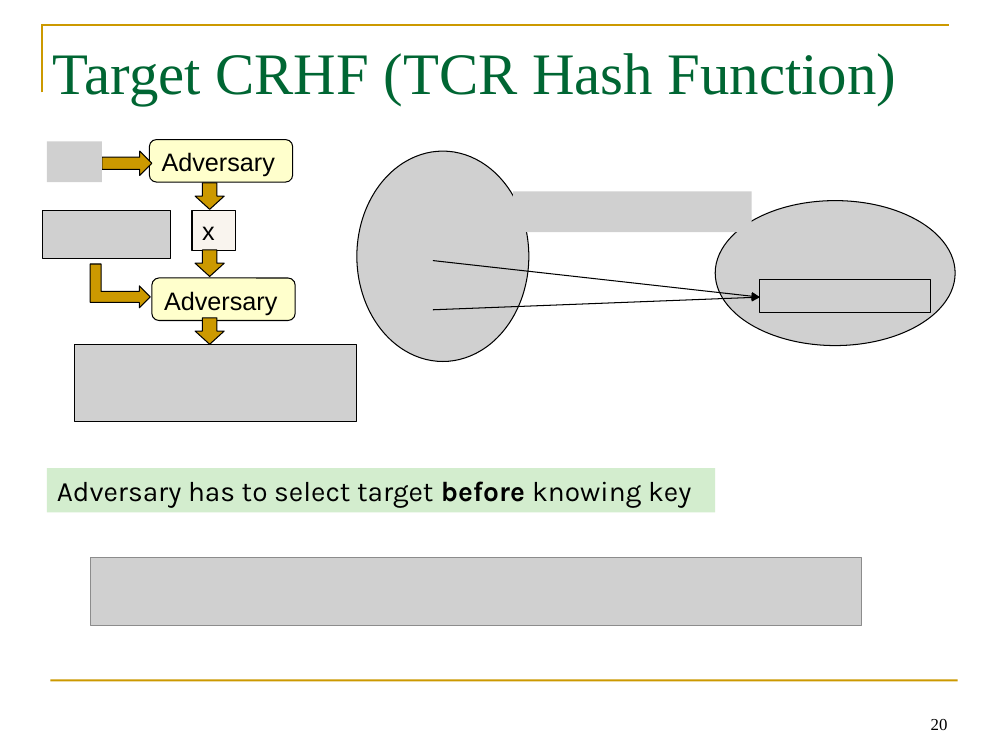
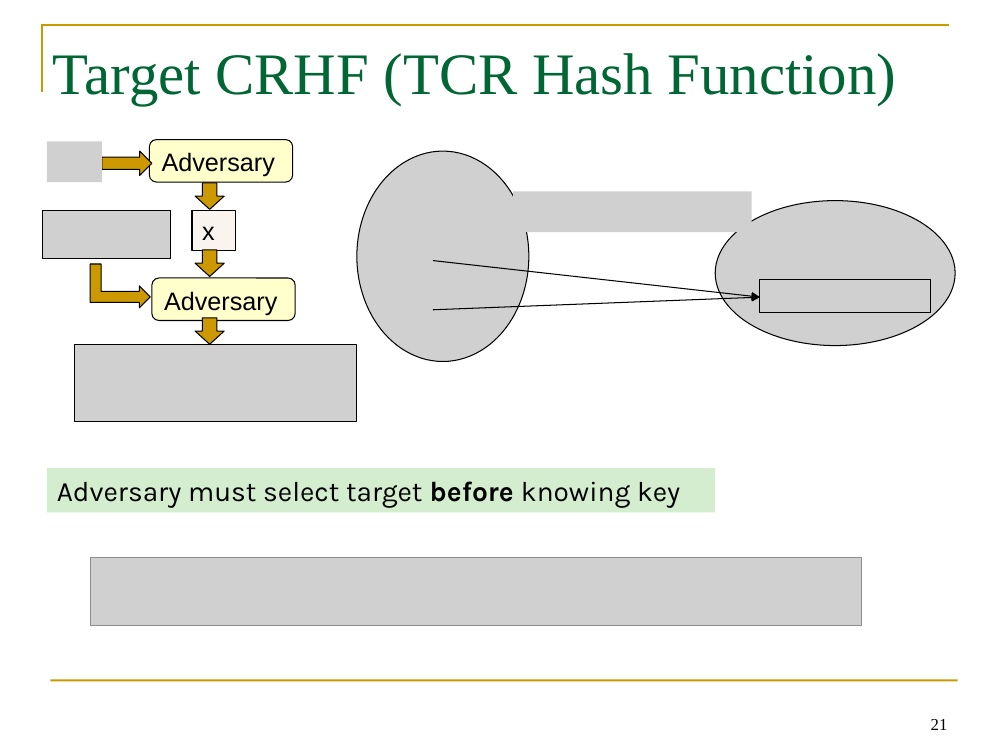
Before and after one commit to GhadaAlmashaqbeh/GhadaAlmashaqbeh.github.io, a slide deck: slide 21 of courses/cse3400-f2026/lecture6.pptx (slide 20 before the commit). Drawn at 1008x756 pixels with LibreOffice and Linux fonts; fonts in the diff are those of the drawing; grey boxes stand for pictures. Boxes give left, top, right and bottom in pixels: in the first picture for what was removed or moved away, otherwise in the second. Text is boxed around its words. In the diff, an @@ line names an element or a change of style, - is before the commit and + after.

```diff
--- a/courses/cse3400-f2026/lecture6.pptx
+++ b/courses/cse3400-f2026/lecture6.pptx
@@ text in rectangle at <box>57,481,680,508</box>: text changed @@
-Adversary has to select target before knowing key
+Adversary must select target before knowing key
@@ page number at <box>931,719,948,730</box>: text changed @@
-20
+21
```
Also in this commit, not shown: 9 other slides changed, 1 slide added, 1 slide removed, 11 other files.
